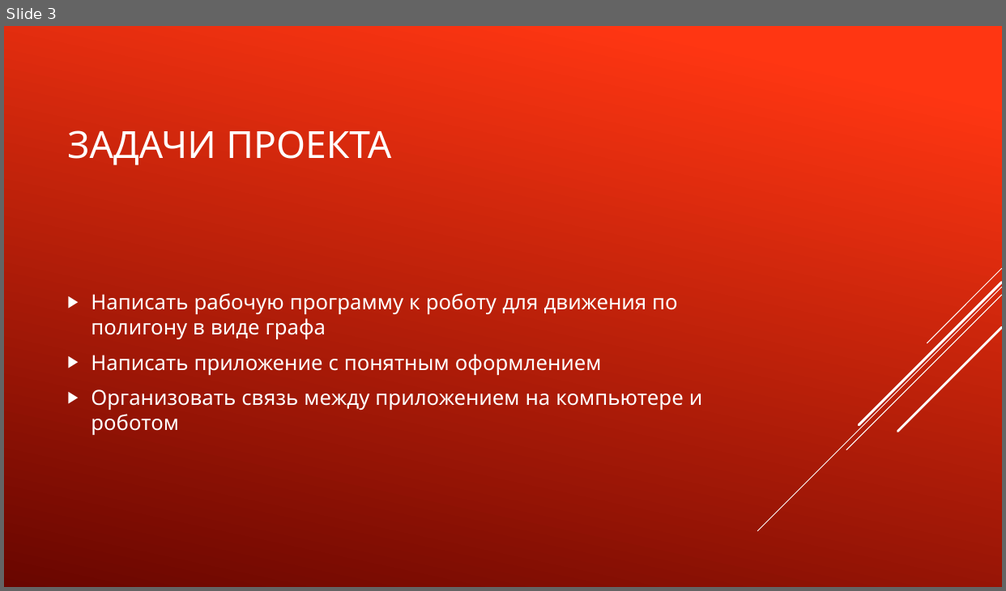
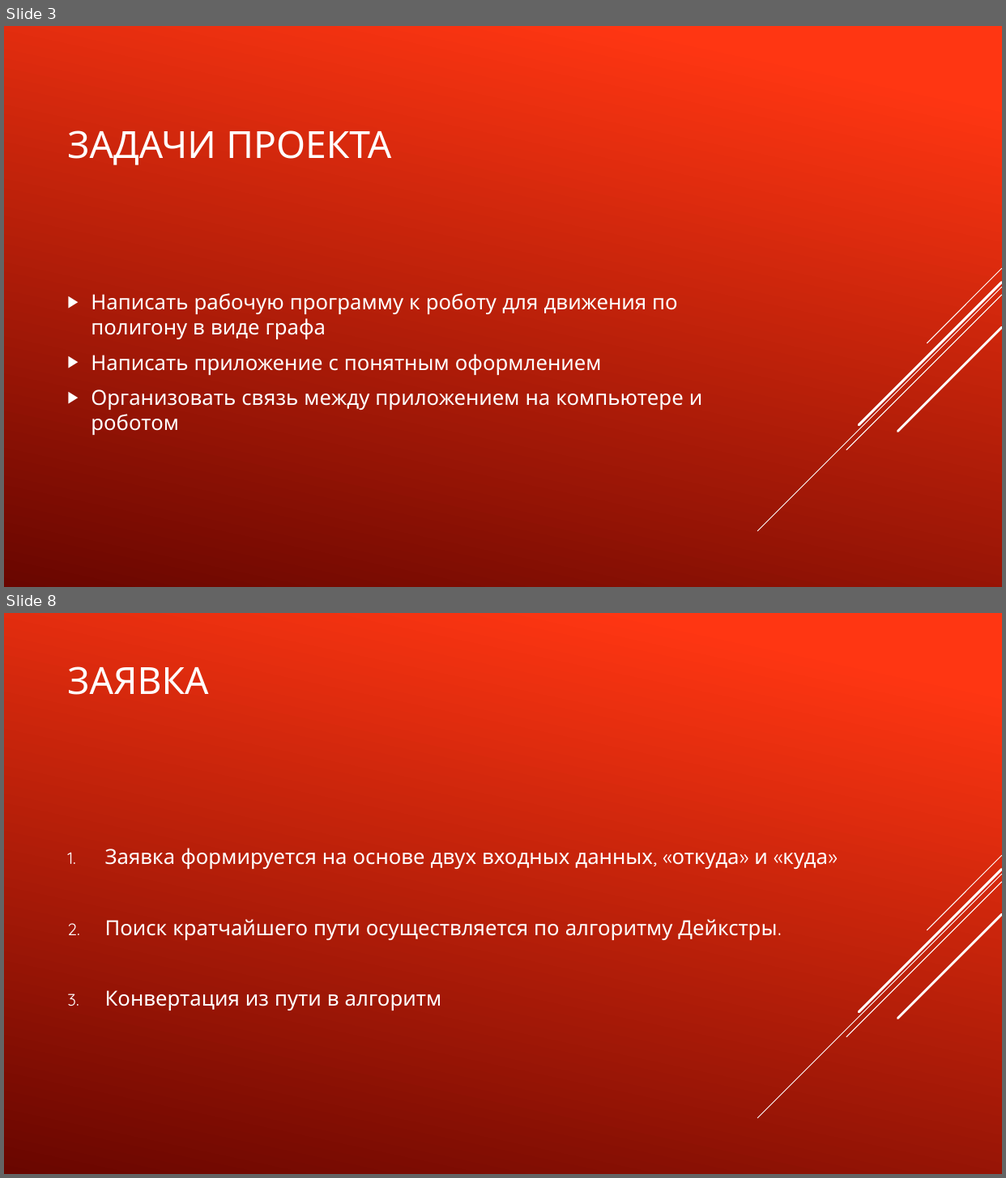
Before and after one commit to TransoChel/ProjectRobotLogistic, a slide deck: Проект «Робот-логист».pptx. Shown one above the other, each under a label of ours: slide 3 before the commit, slides 3 and 8 after it; the slides between them are not shown. The pictures are 1006x591 and 1006x1178 pixels, drawn with LibreOffice and Linux fonts; fonts in the diff are those of the drawing. Boxes give left, top, right and bottom in pixels: in the first picture for what was removed or moved away, otherwise in the second. Text is boxed around its words. In the diff, an @@ line names an element or a change of style, - is before the commit and + after.

```diff
--- a/Проект «Робот-логист».pptx
+++ b/Проект «Робот-логист».pptx
@@ slide 8 added at box(4, 613, 1002, 1174), background gradient #FF3712 to #6A0600; not listed: 5 template elements that a slide beside it also shows @@
@@ title added at box(67, 666, 208, 695), 36 pt, text #FFFFFF @@
+ЗАЯВКА
@@ text added at box(105, 848, 828, 1011), 20 pt, text #FFFFFF @@
+1. Заявка формируется на основе двух входных данных, «откуда» и «куда»
+2. Поиск кратчайшего пути осуществляется по алгоритму Дейкстры.
+3. Конвертация из пути в алгоритм
```
Also in this commit, not shown: 3 slides changed, 4 other slides added, 1 slide removed, 5 other files.
